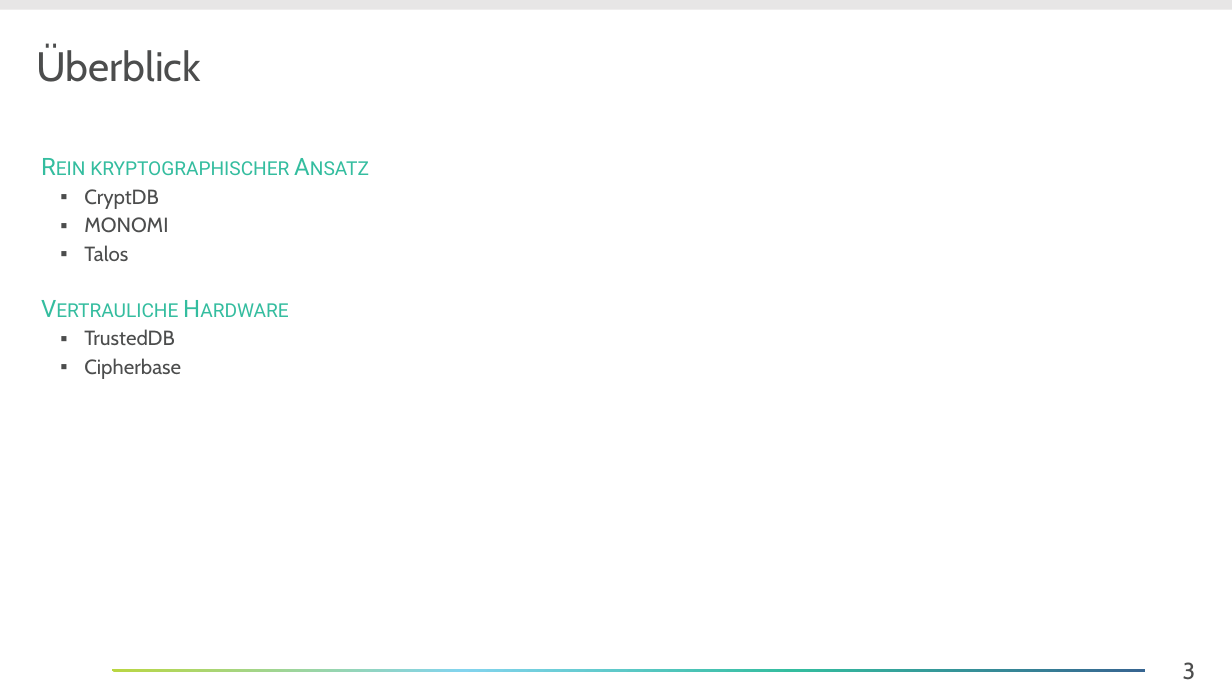
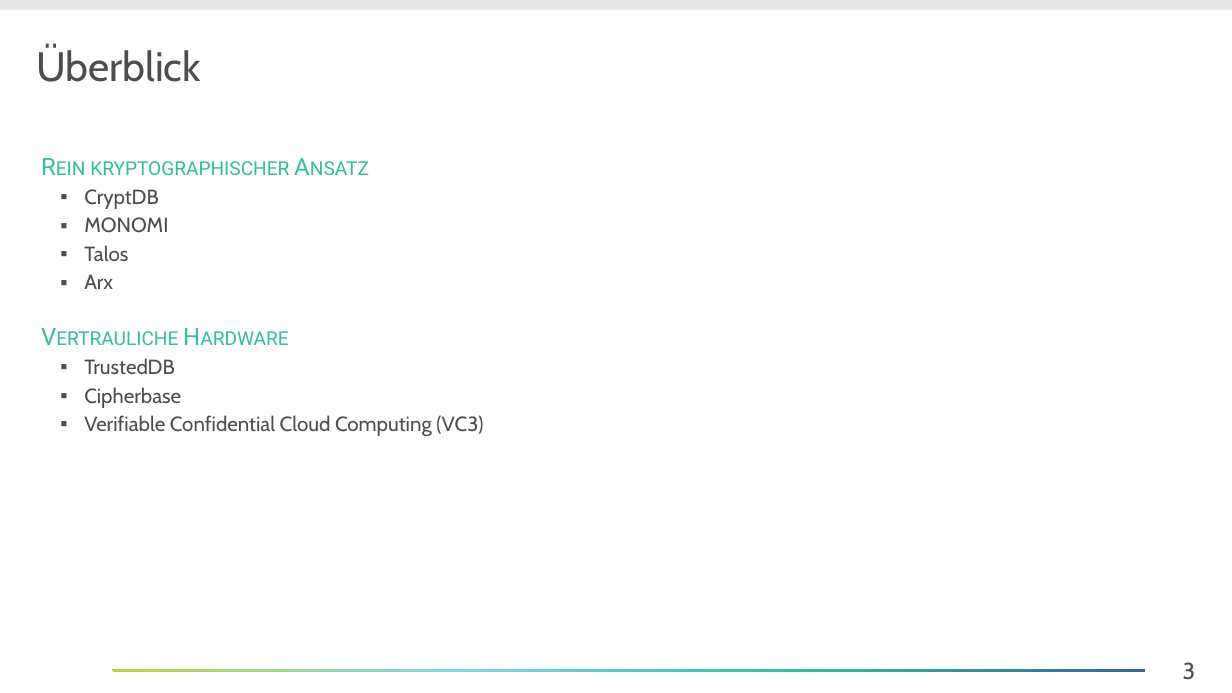
Before and after one commit to Lucku/bachelorthesis, a slide deck: slide 3 of Dokument/Entwürfe/02 Verwandte Arbeiten.pptx. Drawn at 1232x693 pixels with LibreOffice and Linux fonts; fonts in the diff are those of the drawing; background and template pictures are left out. Boxes give left, top, right and bottom in pixels: in the first picture for what was removed or moved away, otherwise in the second. Text is boxed around its words. In the diff, an @@ line names an element or a change of style, - is before the commit and + after.

```diff
--- a/Dokument/Entwürfe/02 Verwandte Arbeiten.pptx
+++ b/Dokument/Entwürfe/02 Verwandte Arbeiten.pptx
@@ text at (84, 274, 113, 289): paragraph added @@
+  ▪ Arx
@@ text at (84, 415, 483, 436): paragraph added @@
+  ▪ Verifiable Confidential Cloud Computing (VC3)
```
Also in this commit, not shown: 1 other slide changed, 2 slides added, 12 other files.
